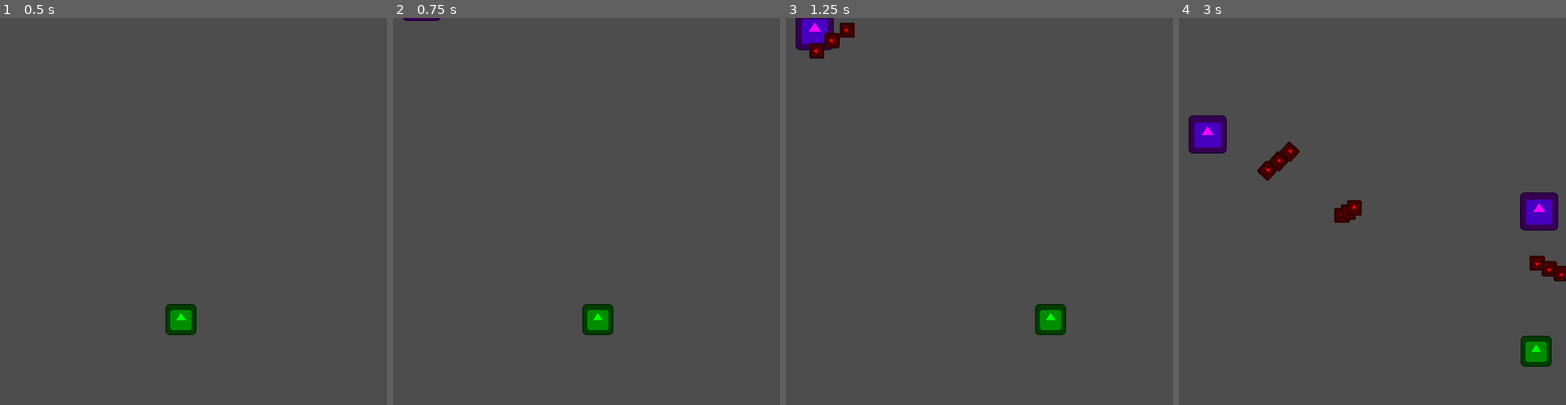
Above: before the commit, frames 1-4 (left to right).
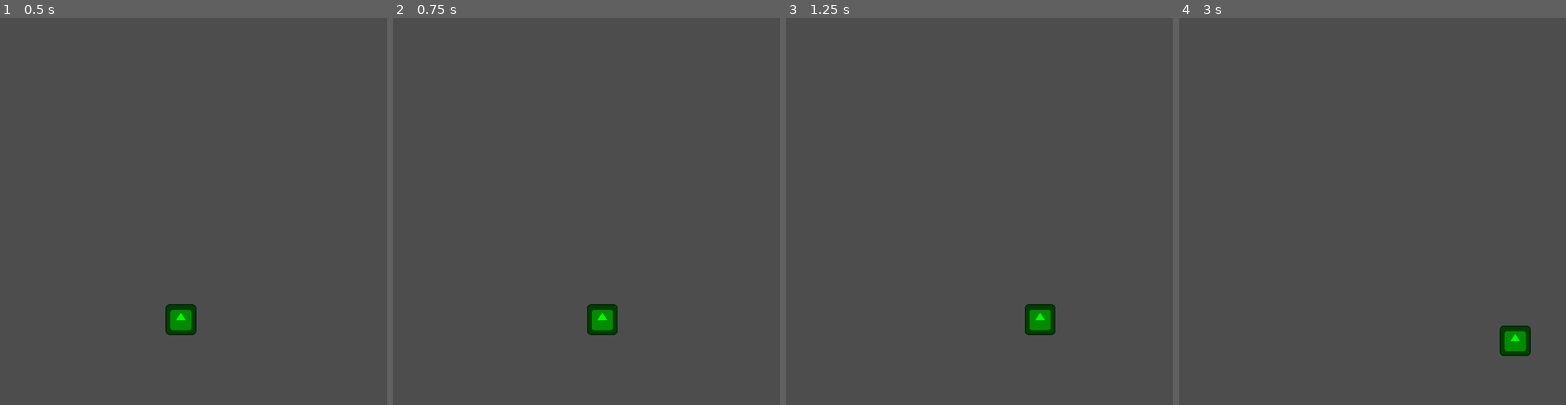
Above: after the commit, the same moments.

Repository: Zeroeth-0/Gatogun
Game: Godot game, scene res://scenes/levels/world.tscn
Same seed, same stepped clock (60 frames per second), same inputs: the game is played once before the commit and once after it. The engine's default icon, where the game draws it, is replaced by a stand-in: a white triangle on a blue panel in a dark square.
Inputs:
- Up to frame 1 (0.5 s): no input
- Up to frame 2 (0.75 s): tap Enter at 0.5 s; hold D (RIGHT) from 0.53 s (still down); hold L (A) from 0.53 s (still down)
- Up to frame 3 (1.25 s): keep holding D (RIGHT); keep holding L (A); tap K (B) at 0.8 s
- Up to frame 4 (3 s): release D (RIGHT) at 1.28 s; release L (A) at 1.28 s; hold S (DOWN) 1.28-2.03 s; tap K (B) at 1.35 s; tap I (X) at 1.55 s; hold D (RIGHT) 2.03-2.78 s; hold I (X) 2.03-2.78 s; tap J (Y) at 2.3, 2.85 s; hold W (UP) from 2.78 s (still down)

Frame 1 is identical in both runs. In frame 2, 0.4% of the frame differs, in the area x 2-59%, y 0-82%; in frame 3, 1.7%; in frame 4, 4.2%, in the area x 2-100%, y 25-91%.

Commit message:
Updated Input Manager

Diff:
--- a/project.godot
+++ b/project.godot
@@ -12,7 +12,7 @@
 
 config/name="Gatodius"
 run/main_scene="res://scenes/levels/world.tscn"
-config/features=PackedStringArray("4.1", "GL Compatibility")
+config/features=PackedStringArray("4.2", "GL Compatibility")
 config/icon="res://icon.svg"
 
 [autoload]
--- a/scenes/levels/world.tscn
+++ b/scenes/levels/world.tscn
@@ -6,7 +6,6 @@
 
 [node name="World" type="Node2D"]
 script = ExtResource("1_btnht")
-csv_file = "res://source/levels/test.txt"
 enemy_scenes = Array[PackedScene]([ExtResource("4_kt6bt")])
 
 [node name="North Lane" type="Node2D" parent="."]
@@ -105,3 +104,4 @@
 
 [node name="CatPlayer" parent="." instance=ExtResource("4_nvx4x")]
 position = Vector2(303, 505)
+speed = 300
--- a/source/player/catplayer.gd
+++ b/source/player/catplayer.gd
@@ -1,13 +1,14 @@
 extends CharacterBody2D
 
 @export_category("MOVEMENT")
-@export_range(200, 300, 50) var speed: int
+@export_range(150, 300, 50) var speed: int
 @export var screenMargin: int
 var direction: Vector2 = Vector2.UP
 
 func _physics_process(_delta):
 	screen_clamp(get_viewport().get_visible_rect().size)
 	movement()
+	speed = 150 if INPUT.fireHold else 300
 
 # Limita la posición del personaje a los márgenes de la pantalla
 func screen_clamp(screen_size):
--- a/utils/InputManager.gd
+++ b/utils/InputManager.gd
@@ -1,29 +1,37 @@
 extends Node
 
-# Axis for movement
+# Movement
 var xAxis: float
 var yAxis: float
 
-# Axis for firing
-var fire_xAxis: float = 0
-var fire_yAxis: float = 0
+# Firing
+var fireX: float
+var fireY: float
+var fireHold: bool = false
 
-# Press (track the action buttons)
-var aPress: bool = false
-var bPress: bool = false
-var yPress: bool = false
-var xPress: bool = false
+# Timer
+var holdTimer: float = 0.0
+var holdLimit: float = 0.1
 
-# Called every frame. 'delta' is the elapsed time since the previous frame.
-func _physics_process(_delta):
+func _physics_process(delta):
 	d_pad()
-	action()
+	action(delta)
+	print(fireHold)
+	print(fireX, fireY)
 
-# Movement control (D-pad)
+# D-Pad Movement
 func d_pad():
 	xAxis = Input.get_axis("LEFT", "RIGHT")
 	yAxis = Input.get_axis("UP", "DOWN")
 
-# Action buttons control (A, B, Y, X for shooting)
-func action():
-	pass
+# Action Firing
+func action(delta):
+	fireX = Input.get_axis("Y", "A")
+	fireY = Input.get_axis("X", "B")
+
+	if Input.is_action_pressed("A") or Input.is_action_pressed("B") or Input.is_action_pressed("Y") or Input.is_action_pressed("X"):
+		holdTimer += delta
+		fireHold = holdTimer >= holdLimit
+	else:
+		holdTimer = 0.0
+		fireHold = false
